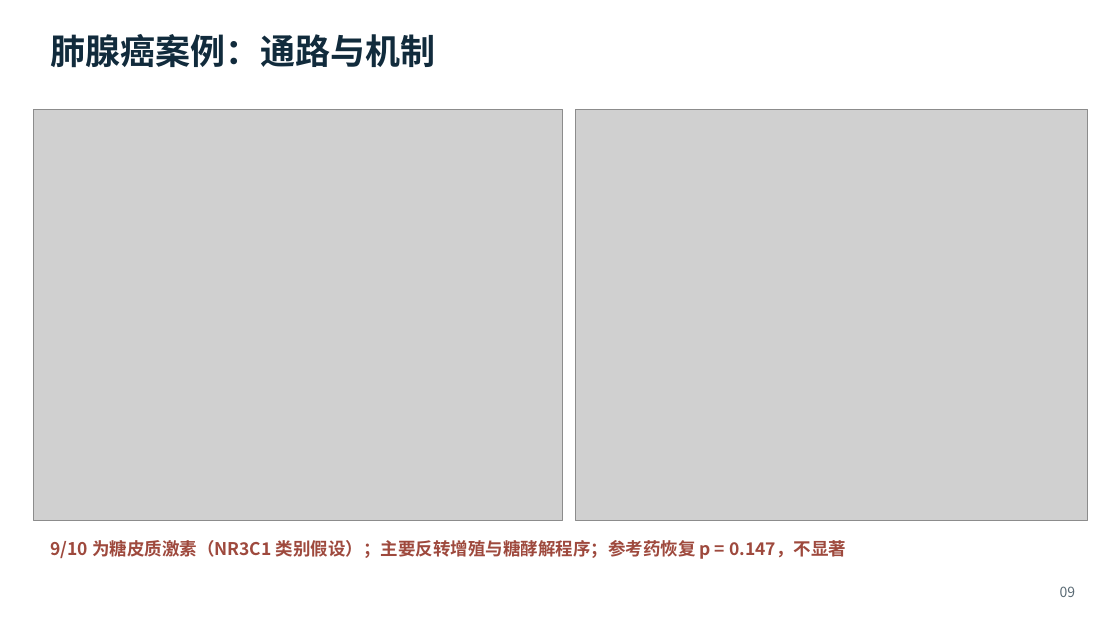
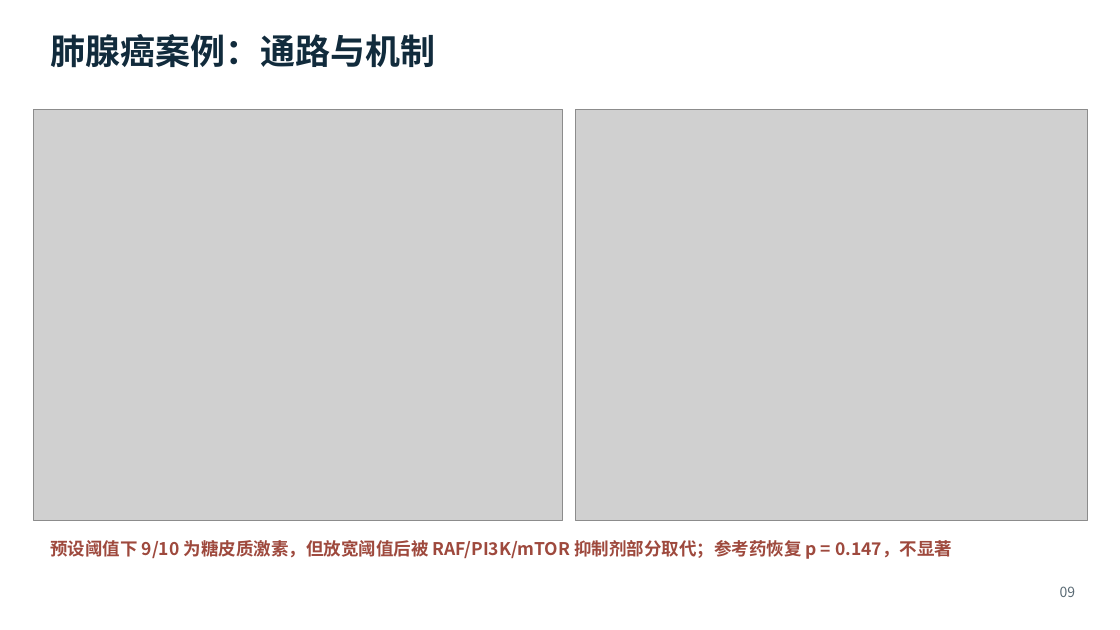
Before and after one commit to cw-jlu/Drug-Repurposing-Agent, a slide deck: slide 9 of deliverables/药物重定位Agent_答辩稿_v7.pptx. Drawn at 1120x630 pixels with LibreOffice and Linux fonts; fonts in the diff are those of the drawing; grey boxes stand for pictures. Boxes give left, top, right and bottom in pixels: in the first picture for what was removed or moved away, otherwise in the second. Text is boxed around its words. In the diff, an @@ line names an element or a change of style, - is before the commit and + after.

```diff
--- a/deliverables/药物重定位Agent_答辩稿_v7.pptx
+++ b/deliverables/药物重定位Agent_答辩稿_v7.pptx
@@ text at [50,540,952,559]: text changed @@
-9/10 为糖皮质激素（NR3C1 类别假设）；主要反转增殖与糖酵解程序；参考药恢复 p = 0.147，不显著
+预设阈值下 9/10 为糖皮质激素，但放宽阈值后被 RAF/PI3K/mTOR 抑制剂部分取代；参考药恢复 p = 0.147，不显著
```
Also in this commit, not shown: 6 other files.
